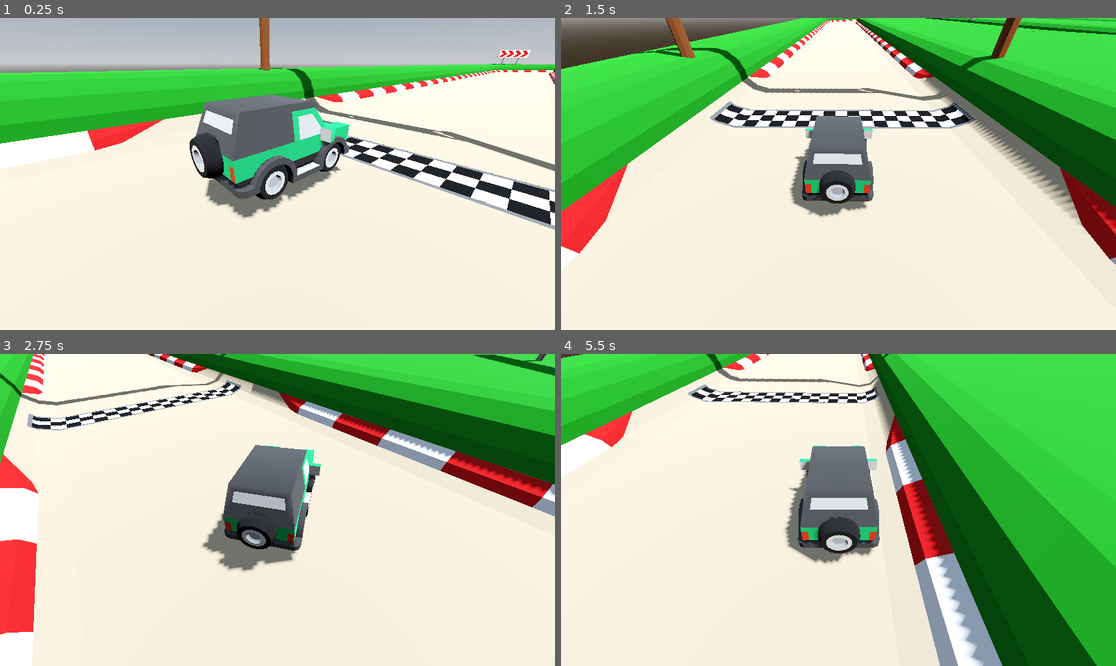
Above: before the commit, frames 1-4 (two rows, left to right).
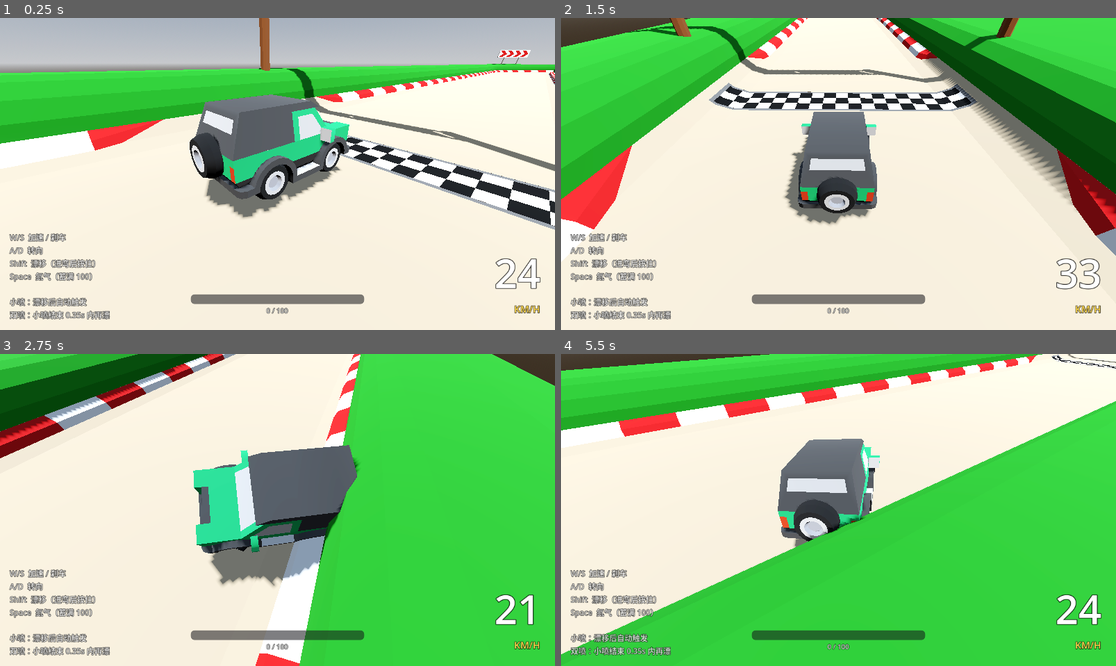
Above: after the commit, the same moments.

Repository: go1drm/speed-racer-3c
Game: Godot game, scene res://track.tscn
Same seed, same stepped clock (60 frames per second), same inputs: the game is played once before the commit and once after it.
Inputs:
- Up to frame 1 (0.25 s): no input
- Up to frame 2 (1.5 s): hold D (steer_right) 0.53-1.28 s; tap Shift (drift, bound only after the commit) at 0.6 s; tap Space (nitro, bound only after the commit) at 0.8, 1.35 s; hold S (brake) from 1.28 s (still down)
- Up to frame 3 (2.75 s): tap Shift (drift, bound only after the commit) at 1.55, 2.1 s; release S (brake) at 2.03 s; hold D (steer_right) from 2.03 s (still down); tap Space (nitro, bound only after the commit) at 2.3 s
- Up to frame 4 (5.5 s): release D (steer_right) at 2.78 s; hold W (accelerate) 2.78-3.53 s; tap Space (nitro, bound only after the commit) at 2.85, 3.8, 4.35, 5.3 s; tap Shift (drift, bound only after the commit) at 3.05, 3.6, 4.55, 5.1 s; hold A (steer_left) 3.53-5.03 s; hold S (brake) from 5.03 s (still down)

The runs differ from the first frame. In frame 1, 3.1% of the frame differs, in the area x 1-98%, y 68-97%; in frame 2, 30%; in frame 3, 64%; in frame 4, 64%, in the area x 0-100%, y 0-100%.

Commit message:
feat(car): QQ飞车式手感 v1 - 漂移/小喷/双喷/氮气
核心改动:
- car.gd: 状态机(NORMAL/DRIFT/BOOST) + 参数化的物理模型
- 漂移系统: 蓄力槽 + 甩尾/侧身自动判定 + 松手自动小喷
- 喷射: 小喷 / 双喷窗口(0.35s) / 满槽氮气
- HUD: 车速 / 蓄力槽 / 漂移&喷射提示
- project.godot: 新增 drift(Shift) 和 nitro(Space) 输入映射

Diff:
--- /dev/null
+++ b/HUD.gd
@@ -0,0 +1,104 @@
+extends CanvasLayer
+## ============================================================
+##  赛车 HUD —— 车速 / 蓄力槽 / 漂移 & 喷射提示
+## ============================================================
+
+@export var car_path: NodePath
+
+@onready var speed_label: Label = $Root/SpeedBox/SpeedLabel
+@onready var speed_unit: Label = $Root/SpeedBox/UnitLabel
+@onready var charge_bar: ProgressBar = $Root/ChargeBox/ChargeBar
+@onready var charge_label: Label = $Root/ChargeBox/ChargeLabel
+@onready var drift_label: Label = $Root/DriftLabel
+@onready var boost_label: Label = $Root/BoostLabel
+@onready var help_label: Label = $Root/HelpLabel
+
+var _drift_timer: float = 0.0
+var _boost_timer: float = 0.0
+
+
+func _ready() -> void:
+	drift_label.modulate.a = 0.0
+	boost_label.modulate.a = 0.0
+	# 延迟到下一帧再连，以便场景实例化后再设置 car_path
+	call_deferred("_connect_to_car")
+
+
+func _connect_to_car() -> void:
+	if car_path.is_empty():
+		push_warning("HUD: car_path 未设置")
+		return
+	if not has_node(car_path):
+		push_warning("HUD: car_path 指向的节点不存在: %s" % car_path)
+		return
+	var car: Node = get_node(car_path)
+	if not car.is_connected("speed_changed", _on_speed_changed):
+		car.connect("speed_changed", _on_speed_changed)
+		car.connect("charge_changed", _on_charge_changed)
+		car.connect("drift_started", _on_drift_started)
+		car.connect("drift_ended", _on_drift_ended)
+		car.connect("boost_triggered", _on_boost_triggered)
+
+
+func _process(delta: float) -> void:
+	if _drift_timer > 0.0:
+		_drift_timer -= delta
+		drift_label.modulate.a = clampf(_drift_timer, 0.0, 1.0)
+	if _boost_timer > 0.0:
+		_boost_timer -= delta
+		boost_label.modulate.a = clampf(_boost_timer / 1.2, 0.0, 1.0)
+
+
+func _on_speed_changed(kmh: float) -> void:
+	speed_label.text = "%d" % int(kmh)
+
+
+func _on_charge_changed(value: float, max_value: float) -> void:
+	charge_bar.max_value = max_value
+	charge_bar.value = value
+	charge_label.text = "%d / %d" % [int(value), int(max_value)]
+	# 满槽变色提示
+	var fill := charge_bar.get_theme_stylebox("fill") as StyleBoxFlat
+	if fill:
+		if value >= max_value:
+			fill.bg_color = Color(0.2, 0.95, 1.0)  # 氮气就绪：青蓝
+		elif value >= 35:
+			fill.bg_color = Color(1.0, 0.8, 0.15)  # 可小喷：金黄
+		else:
+			fill.bg_color = Color(1.0, 0.45, 0.1)  # 积攒中：橙
+
+
+func _on_drift_started(mode: String) -> void:
+	var txt := ""
+	var col := Color.WHITE
+	if mode == "tuck":
+		txt = "DRIFT · 甩尾"
+		col = Color(1.0, 0.65, 0.2)
+	else:
+		txt = "DRIFT · 侧身"
+		col = Color(1.0, 0.3, 0.5)
+	drift_label.text = txt
+	drift_label.modulate = Color(col.r, col.g, col.b, 1.0)
+	_drift_timer = 1.2
+
+
+func _on_drift_ended(gained: float) -> void:
+	_drift_timer = 0.2  # 快速淡出
+
+
+func _on_boost_triggered(type_name: String) -> void:
+	var txt := ""
+	var col := Color.WHITE
+	match type_name:
+		"mini":
+			txt = "小喷！"
+			col = Color(1.0, 0.75, 0.2)
+		"double":
+			txt = "DOUBLE! 双喷！"
+			col = Color(1.0, 0.4, 0.6)
+		"nitro":
+			txt = "NITRO! 氮气！"
+			col = Color(0.25, 0.95, 1.0)
+	boost_label.text = txt
+	boost_label.modulate = Color(col.r, col.g, col.b, 1.0)
+	_boost_timer = 1.2
--- /dev/null
+++ b/HUD.tscn
@@ -0,0 +1,153 @@
+[gd_scene load_steps=4 format=3 uid="uid://dhud0qqcar01"]
+
+[ext_resource type="Script" path="res://HUD.gd" id="1_hud"]
+
+[sub_resource type="StyleBoxFlat" id="SBFlatBG"]
+bg_color = Color(0.08, 0.08, 0.1, 0.55)
+corner_radius_top_left = 8
+corner_radius_top_right = 8
+corner_radius_bottom_right = 8
+corner_radius_bottom_left = 8
+
+[sub_resource type="StyleBoxFlat" id="SBFlatFill"]
+bg_color = Color(1.0, 0.45, 0.1, 1)
+corner_radius_top_left = 6
+corner_radius_top_right = 6
+corner_radius_bottom_right = 6
+corner_radius_bottom_left = 6
+
+[node name="HUD" type="CanvasLayer"]
+script = ExtResource("1_hud")
+car_path = NodePath("../Car")
+
+[node name="Root" type="Control" parent="."]
+layout_mode = 3
+anchors_preset = 15
+anchor_right = 1.0
+anchor_bottom = 1.0
+grow_horizontal = 2
+grow_vertical = 2
+mouse_filter = 2
+
+; ============ 速度表（右下）============
+[node name="SpeedBox" type="VBoxContainer" parent="Root"]
+layout_mode = 1
+anchors_preset = 3
+anchor_left = 1.0
+anchor_top = 1.0
+anchor_right = 1.0
+anchor_bottom = 1.0
+offset_left = -240.0
+offset_top = -140.0
+offset_right = -30.0
+offset_bottom = -30.0
+grow_horizontal = 0
+grow_vertical = 0
+alignment = 2
+
+[node name="SpeedLabel" type="Label" parent="Root/SpeedBox"]
+layout_mode = 2
+theme_override_font_sizes/font_size = 84
+theme_override_colors/font_color = Color(1, 1, 1, 1)
+theme_override_colors/font_outline_color = Color(0, 0, 0, 0.8)
+theme_override_constants/outline_size = 6
+text = "0"
+horizontal_alignment = 2
+
+[node name="UnitLabel" type="Label" parent="Root/SpeedBox"]
+layout_mode = 2
+theme_override_font_sizes/font_size = 20
+theme_override_colors/font_color = Color(1, 0.85, 0.3, 1)
+theme_override_colors/font_outline_color = Color(0, 0, 0, 0.8)
+theme_override_constants/outline_size = 4
+text = "KM/H"
+horizontal_alignment = 2
+
+; ============ 蓄力槽（底部中间）============
+[node name="ChargeBox" type="VBoxContainer" parent="Root"]
+layout_mode = 1
+anchors_preset = 7
+anchor_left = 0.5
+anchor_top = 1.0
+anchor_right = 0.5
+anchor_bottom = 1.0
+offset_left = -180.0
+offset_top = -70.0
+offset_right = 180.0
+offset_bottom = -30.0
+grow_horizontal = 2
+grow_vertical = 0
+
+[node name="ChargeBar" type="ProgressBar" parent="Root/ChargeBox"]
+custom_minimum_size = Vector2(0, 20)
+layout_mode = 2
+theme_override_styles/background = SubResource("SBFlatBG")
+theme_override_styles/fill = SubResource("SBFlatFill")
+max_value = 100.0
+show_percentage = false
+
+[node name="ChargeLabel" type="Label" parent="Root/ChargeBox"]
+layout_mode = 2
+theme_override_font_sizes/font_size = 14
+theme_override_colors/font_color = Color(1, 1, 1, 0.85)
+theme_override_colors/font_outline_color = Color(0, 0, 0, 0.8)
+theme_override_constants/outline_size = 3
+text = "0 / 100"
+horizontal_alignment = 1
+
+; ============ 漂移提示（上方居中）============
+[node name="DriftLabel" type="Label" parent="Root"]
+layout_mode = 1
+anchors_preset = 5
+anchor_left = 0.5
+anchor_right = 0.5
+offset_left = -200.0
+offset_top = 60.0
+offset_right = 200.0
+offset_bottom = 120.0
+grow_horizontal = 2
+theme_override_font_sizes/font_size = 42
+theme_override_colors/font_outline_color = Color(0, 0, 0, 0.9)
+theme_override_constants/outline_size = 6
+text = ""
+horizontal_alignment = 1
+
+; ============ 喷射提示（上方居中，偏下）============
+[node name="BoostLabel" type="Label" parent="Root"]
+layout_mode = 1
+anchors_preset = 5
+anchor_left = 0.5
+anchor_right = 0.5
+offset_left = -250.0
+offset_top = 130.0
+offset_right = 250.0
+offset_bottom = 200.0
+grow_horizontal = 2
+theme_override_font_sizes/font_size = 58
+theme_override_colors/font_outline_color = Color(0, 0, 0, 0.9)
+theme_override_constants/outline_size = 8
+text = ""
+horizontal_alignment = 1
+
+; ============ 操作提示（左下）============
+[node name="HelpLabel" type="Label" parent="Root"]
+layout_mode = 1
+anchors_preset = 2
+anchor_top = 1.0
+anchor_bottom = 1.0
+offset_left = 20.0
+offset_top = -160.0
+offset_right = 340.0
+offset_bottom = -20.0
+grow_vertical = 0
+theme_override_font_sizes/font_size = 16
+theme_override_colors/font_color = Color(1, 1, 1, 0.75)
+theme_override_colors/font_outline_color = Color(0, 0, 0, 0.8)
+theme_override_constants/outline_size = 3
+text = "W/S  加速 / 刹车
+A/D  转向
+Shift  漂移（进弯后按住）
+Space  氮气（蓄满 100）
+
+小喷：漂移后自动触发
+双喷：小喷结束 0.35s 内再漂"
--- a/car.gd
+++ b/car.gd
@@ -1,50 +1,337 @@
 extends RigidBody3D
-
-var sphere_offset = Vector3.DOWN
-var acceleration = 35.0
-var steering = 19.0
-var turn_speed = 4.0
-var turn_stop_limit = 0.75
-var body_tilt = 35
-
-var speed_input = 0
-var turn_input = 0
-
-@onready var car_mesh = $CarMesh
-@onready var body_mesh = $CarMesh/suv2
-@onready var ground_ray = $CarMesh/RayCast3D
-@onready var right_wheel = $CarMesh/suv2/wheel_frontRight
-@onready var left_wheel = $CarMesh/suv2/wheel_frontLeft
-
-#func _ready():
-#	ground_ray.add_exception(self)
-
-func _physics_process(delta):
+## ============================================================
+##  QQ飞车式车辆控制器 —— by 炸弹猫
+##  架构：隐形球形刚体(物理) + 独立视觉车壳(表现)
+##  特色：漂移蓄力 / 小喷 / 双喷 / 氮气 / 甩尾 & 侧身漂移
+## ============================================================
+
+# ---------------- 基础移动参数 ----------------
+@export_group("Movement")
+@export var max_speed: float = 45.0             ## 正常最高时速（m/s 近似）
+@export var acceleration: float = 55.0          ## 加速力（越大起步越猛）
+@export var brake_force: float = 80.0           ## 刹车/倒车力
+@export var steering_deg: float = 28.0          ## 前轮视觉转角
+@export var turn_speed: float = 3.2             ## 车头指向跟随速度
+@export var turn_stop_limit: float = 0.6        ## 多慢才停止转向
+@export var ground_friction: float = 6.0        ## 地面侧向摩擦（越大越抓地）
+@export var natural_decel: float = 2.5          ## 无油门时的自然减速
+
+# ---------------- 漂移参数 ----------------
+@export_group("Drift")
+@export var drift_friction: float = 1.2         ## 漂移时的侧向摩擦（越小越滑）
+@export var drift_steer_mult: float = 1.55      ## 漂移时转向增幅
+@export var drift_min_speed: float = 12.0       ## 最低触发漂移的车速
+@export var drift_body_tilt: float = 22.0       ## 漂移时车身额外倾斜（度）
+@export var drift_yaw_offset_tuck: float = 18.0 ## 甩尾漂移：车头偏离速度方向的角度
+@export var drift_yaw_offset_side: float = 35.0 ## 侧身漂移：车头偏离速度方向的角度
+@export var side_drift_threshold: float = 0.65  ## 进入漂移时有多少反打才算"侧身"
+
+# ---------------- 喷射参数 ----------------
+@export_group("Boost")
+@export var charge_max: float = 100.0           ## 蓄力槽容量
+@export var charge_rate: float = 55.0           ## 漂移时每秒蓄力
+@export var mini_boost_cost: float = 35.0       ## 小喷消耗
+@export var mini_boost_power: float = 22.0      ## 小喷推进力
+@export var mini_boost_time: float = 0.6        ## 小喷持续秒数
+@export var double_boost_window: float = 0.35   ## 小喷后多少秒内再喷出发"双喷"
+@export var double_boost_power: float = 40.0    ## 双喷推进力
+@export var double_boost_time: float = 0.9      ## 双喷持续
+@export var nitro_full_cost: float = 100.0      ## 氮气消耗整槽
+@export var nitro_power: float = 55.0           ## 氮气推进力
+@export var nitro_time: float = 2.2             ## 氮气持续
+@export var boost_speed_multiplier: float = 1.55 ## 喷射时最高速放宽倍数
+
+# ---------------- 视觉 ----------------
+@export_group("Visual")
+@export var body_tilt: float = 28.0             ## 过弯视觉侧倾幅度
+@export var sphere_offset: Vector3 = Vector3.DOWN
+
+# ---------------- 节点引用 ----------------
+@onready var car_mesh: Node3D = $CarMesh
+@onready var body_mesh: Node3D = $CarMesh/suv2
+@onready var ground_ray: RayCast3D = $CarMesh/RayCast3D
+@onready var right_wheel: Node3D = $CarMesh/suv2/wheel_frontRight
+@onready var left_wheel: Node3D = $CarMesh/suv2/wheel_frontLeft
+
+# ---------------- 自动加载 HUD ----------------
+@export var auto_spawn_hud: bool = true
+@export var hud_scene: PackedScene = preload("res://HUD.tscn")
+
+# ---------------- 信号（供 UI / 音效订阅） ----------------
+signal speed_changed(kmh: float)
+signal charge_changed(value: float, max_value: float)
+signal drift_started(mode: String)      ## "tuck"=甩尾 "side"=侧身
+signal drift_ended(charge_gained: float)
+signal boost_triggered(type: String)    ## "mini" / "double" / "nitro"
+
+# ---------------- 状态机 ----------------
+enum State { NORMAL, DRIFT, BOOST }
+var state: int = State.NORMAL
+
+# ---------------- 运行时变量 ----------------
+var throttle_input: float = 0.0      # -1..1
+var steer_input: float = 0.0         # -1..1 (+左 -右，和原版保持一致)
+
+# 漂移
+var drift_mode: String = ""          # "tuck" / "side"
+var drift_dir: float = 0.0           # +1 向左漂 / -1 向右漂
+var drift_yaw_offset: float = 0.0    # 当前偏航角度（度）
+var charge: float = 0.0              # 当前蓄力值
+
+# 喷射
+var boost_type: String = ""          # "mini" / "double" / "nitro"
+var boost_time_left: float = 0.0     # 当前喷射剩余
+var boost_power: float = 0.0         # 当前喷射推力
+var last_mini_end_time: float = -999.0  # 上次小喷结束时刻（用于双喷判定）
+
+# ============================================================
+#  主循环
+# ============================================================
+func _ready() -> void:
+	if auto_spawn_hud and hud_scene:
+		# 延迟一帧添加，等场景树就绪
+		call_deferred("_spawn_hud")
+
+
+func _spawn_hud() -> void:
+	if get_tree().current_scene.find_child("HUD", true, false):
+		return  # 已有 HUD
+	var hud: CanvasLayer = hud_scene.instantiate()
+	hud.name = "HUD"
+	get_tree().current_scene.add_child(hud)
+	# 添加到树后再设置 car_path 并触发连接
+	hud.car_path = hud.get_path_to(self)
+	hud.call_deferred("_connect_to_car")
+
+
+func _physics_process(delta: float) -> void:
+	_read_input()
+	_update_boost_timer(delta)
+	_update_state()
+
+	# 让视觉车壳跟随球体
 	car_mesh.position = position + sphere_offset
+
 	if ground_ray.is_colliding():
-		apply_central_force(-car_mesh.global_transform.basis.z * speed_input)
-
-func _process(delta):
-	if not ground_ray.is_colliding():
-		return
-	speed_input = Input.get_axis("brake", "accelerate") * acceleration
-	turn_input = Input.get_axis("steer_right", "steer_left") * deg_to_rad(steering)
-	right_wheel.rotation.y = turn_input
-	left_wheel.rotation.y = turn_input
-
-	if linear_velocity.length() > turn_stop_limit:
-		var new_basis = car_mesh.global_transform.basis.rotated(car_mesh.global_transform.basis.y, turn_input)
-		car_mesh.global_transform.basis = car_mesh.global_transform.basis.slerp(new_basis, turn_speed * delta)
-		car_mesh.global_transform = car_mesh.global_transform.orthonormalized()
-		var t = -turn_input * linear_velocity.length() / body_tilt
-		body_mesh.rotation.z = lerp(body_mesh.rotation.z, t, 5.0 * delta)
-		if ground_ray.is_colliding():
-			var n = ground_ray.get_collision_normal()
-			var xform = align_with_y(car_mesh.global_transform, n)
-			car_mesh.global_transform = car_mesh.global_transform.interpolate_with(xform, 10.0 * delta)
-
-func align_with_y(xform, new_y):
+		_apply_drive_force(delta)
+		_apply_lateral_friction(delta)
+
+	_update_visuals(delta)
+	_emit_hud_signals()
+
+
+# ============================================================
+#  输入
+# ============================================================
+func _read_input() -> void:
+	throttle_input = Input.get_axis("brake", "accelerate")
+	steer_input = Input.get_axis("steer_right", "steer_left")
+
+	# 漂移触发（按住 shift 且有速度且有油门）
+	if Input.is_action_just_pressed("drift"):
+		_try_start_drift()
+	if Input.is_action_just_released("drift"):
+		_try_end_drift()
+
+	# 氮气
+	if Input.is_action_just_pressed("nitro"):
+		_try_nitro()
+
+
+# ============================================================
+#  驱动力 / 刹车
+# ============================================================
+func _apply_drive_force(_delta: float) -> void:
+	var forward: Vector3 = -car_mesh.global_transform.basis.z
+	var current_speed: float = linear_velocity.dot(forward)
+	var speed_cap: float = max_speed * (boost_speed_multiplier if state == State.BOOST else 1.0)
+
+	# 主驱动力
+	if throttle_input > 0.01:
+		if current_speed < speed_cap:
+			apply_central_force(forward * acceleration * throttle_input * mass)
+	elif throttle_input < -0.01:
+		# 倒车 / 刹车
+		apply_central_force(forward * brake_force * throttle_input * mass)
+	else:
+		# 松开油门：自然减速（仅减少前向分量）
+		var fwd_vel: Vector3 = forward * current_speed
+		apply_central_force(-fwd_vel.normalized() * natural_decel * mass if fwd_vel.length() > 0.1 else Vector3.ZERO)
+
+	# 喷射推进力（叠加在主驱动上）
+	if state == State.BOOST:
+		apply_central_force(forward * boost_power * mass)
+
+
+# ============================================================
+#  侧向摩擦（决定"抓地 vs 打滑"的关键）
+# ============================================================
+func _apply_lateral_friction(delta: float) -> void:
+	var right: Vector3 = car_mesh.global_transform.basis.x
+	var lateral_speed: float = linear_velocity.dot(right)
+
+	var friction: float = drift_friction if state == State.DRIFT else ground_friction
+	# 通过速度积分的方式吃掉侧向分量
+	var correction: Vector3 = -right * lateral_speed * friction * delta
+	apply_central_impulse(correction * mass)
+
+
+# ============================================================
+#  车头指向 / 漂移偏航
+# ============================================================
+func _update_visuals(delta: float) -> void:
+	# 车速太慢不做朝向更新，避免抖动
+	if linear_velocity.length() < turn_stop_limit:
+		return
+
+	# 前轮视觉转角
+	var wheel_turn: float = deg_to_rad(steering_deg) * steer_input
+	right_wheel.rotation.y = wheel_turn
+	left_wheel.rotation.y = wheel_turn
+
+	# 决定本帧目标偏航速率
+	var turn_mult: float = drift_steer_mult if state == State.DRIFT else 1.0
+	var turn_rad: float = deg_to_rad(steering_deg) * steer_input * turn_mult
+
+	var new_basis: Basis = car_mesh.global_transform.basis.rotated(
+		car_mesh.global_transform.basis.y, turn_rad
+	)
+	car_mesh.global_transform.basis = car_mesh.global_transform.basis.slerp(
+		new_basis, turn_speed * delta
+	)
+	car_mesh.global_transform = car_mesh.global_transform.orthonormalized()
+
+	# 视觉车身倾斜（普通过弯 + 漂移额外倾）
+	var lean_base: float = -steer_input * linear_velocity.length() / body_tilt
+	var lean_drift: float = 0.0
+	if state == State.DRIFT:
+		lean_drift = deg_to_rad(drift_body_tilt) * drift_dir
+	body_mesh.rotation.z = lerp(body_mesh.rotation.z, lean_base + lean_drift, 6.0 * delta)
+
+	# 漂移时车壳额外 yaw 偏离速度方向（甩尾/侧身的视觉核心）
+	if state == State.DRIFT:
+		var target_yaw: float = deg_to_rad(drift_yaw_offset) * drift_dir
+		body_mesh.rotation.y = lerp(body_mesh.rotation.y, target_yaw, 4.5 * delta)
+	else:
+		body_mesh.rotation.y = lerp(body_mesh.rotation.y, 0.0, 5.0 * delta)
+
+	# 沿地面法线对齐
+	if ground_ray.is_colliding():
+		var n: Vector3 = ground_ray.get_collision_normal()
+		var xform: Transform3D = _align_with_y(car_mesh.global_transform, n)
+		car_mesh.global_transform = car_mesh.global_transform.interpolate_with(xform, 10.0 * delta)
+
+
+func _align_with_y(xform: Transform3D, new_y: Vector3) -> Transform3D:
 	xform.basis.y = new_y
 	xform.basis.x = -xform.basis.z.cross(new_y)
-#	xform.basis = xform.basis.orthonormalized()
 	return xform.orthonormalized()
+
+
+# ============================================================
+#  漂移系统
+# ============================================================
+func _try_start_drift() -> void:
+	if state == State.DRIFT:
+		return
+	if linear_velocity.length() < drift_min_speed:
+		return
+	if absf(steer_input) < 0.2:
+		return
+	if throttle_input < 0.1:
+		return
+
+	# 判定甩尾 / 侧身：按下漂移瞬间如果方向盘反打（过弯中突然反向），就是侧身
+	# 简化版本：根据进入瞬间的侧向速度方向和转向方向是否一致
+	var right: Vector3 = car_mesh.global_transform.basis.x
+	var lateral_speed: float = linear_velocity.dot(right)
+	# steer_input > 0 向左，lateral_speed 正代表向右滑 → 若反向 = 反打 = 侧身
+	var counter_steer: bool = signf(lateral_speed) != signf(steer_input) and absf(lateral_speed) > side_drift_threshold * 2.0
+
+	drift_dir = signf(steer_input) if steer_input != 0.0 else 1.0
+	if counter_steer:
+		drift_mode = "side"
+		drift_yaw_offset = drift_yaw_offset_side
+	else:
+		drift_mode = "tuck"
+		drift_yaw_offset = drift_yaw_offset_tuck
+
+	state = State.DRIFT
+	emit_signal("drift_started", drift_mode)
+
+
+func _try_end_drift() -> void:
+	if state != State.DRIFT:
+		return
+	var gained: float = charge
+	state = State.NORMAL
+	# 退出漂移时，根据蓄力值自动触发小喷（QQ飞车经典）
+	if gained >= mini_boost_cost:
+		_trigger_mini_boost()
+	emit_signal("drift_ended", gained)
+	charge = 0.0
+
+
+# ============================================================
+#  喷射系统
+# ============================================================
+func _update_boost_timer(delta: float) -> void:
+	# 漂移中蓄力
+	if state == State.DRIFT:
+		charge = minf(charge + charge_rate * delta, charge_max)
+
+	# 喷射计时
+	if state == State.BOOST:
+		boost_time_left -= delta
+		if boost_time_left <= 0.0:
+			_end_boost()
+
+
+func _trigger_mini_boost() -> void:
+	var now: float = Time.get_ticks_msec() / 1000.0
+	# 双喷判定：上次小喷结束在窗口内
+	if now - last_mini_end_time <= double_boost_window:
+		_start_boost("double", double_boost_power, double_boost_time)
+	else:
+		_start_boost("mini", mini_boost_power, mini_boost_time)
+
+
+func _try_nitro() -> void:
+	if charge < nitro_full_cost:
+		return
+	charge = 0.0
+	_start_boost("nitro", nitro_power, nitro_time)
+
+
+func _start_boost(type_name: String, power: float, duration: float) -> void:
+	boost_type = type_name
+	boost_power = power
+	boost_time_left = duration
+	state = State.BOOST
+	emit_signal("boost_triggered", type_name)
+
+
+func _end_boost() -> void:
+	if boost_type == "mini":
+		last_mini_end_time = Time.get_ticks_msec() / 1000.0
+	boost_type = ""
+	boost_power = 0.0
+	boost_time_left = 0.0
+	state = State.NORMAL
+
+
+# ============================================================
+#  状态机维护（处理优先级：BOOST > DRIFT > NORMAL）
+# ============================================================
+func _update_state() -> void:
+	# 目前状态由事件驱动，这里留空做兜底
+	pass
+
+
+# ============================================================
+#  HUD 信号
+# ============================================================
+func _emit_hud_signals() -> void:
+	var kmh: float = linear_velocity.length() * 3.6
+	emit_signal("speed_changed", kmh)
+	emit_signal("charge_changed", charge, charge_max)
--- a/project.godot
+++ b/project.godot
@@ -49,3 +49,15 @@
 , Object(InputEventJoypadMotion,"resource_local_to_scene":false,"resource_name":"","device":-1,"axis":0,"axis_value":-1.0,"script":null)
 ]
 }
+drift={
+"deadzone": 0.5,
+"events": [Object(InputEventKey,"resource_local_to_scene":false,"resource_name":"","device":-1,"window_id":0,"alt_pressed":false,"shift_pressed":false,"ctrl_pressed":false,"meta_pressed":false,"pressed":false,"keycode":0,"physical_keycode":4194325,"key_label":0,"unicode":0,"location":0,"echo":false,"script":null)
+, Object(InputEventJoypadButton,"resource_local_to_scene":false,"resource_name":"","device":-1,"button_index":2,"pressure":0.0,"pressed":false,"script":null)
+]
+}
+nitro={
+"deadzone": 0.5,
+"events": [Object(InputEventKey,"resource_local_to_scene":false,"resource_name":"","device":-1,"window_id":0,"alt_pressed":false,"shift_pressed":false,"ctrl_pressed":false,"meta_pressed":false,"pressed":false,"keycode":0,"physical_keycode":32,"key_label":0,"unicode":32,"location":0,"echo":false,"script":null)
+, Object(InputEventJoypadButton,"resource_local_to_scene":false,"resource_name":"","device":-1,"button_index":3,"pressure":0.0,"pressed":false,"script":null)
+]
+}
